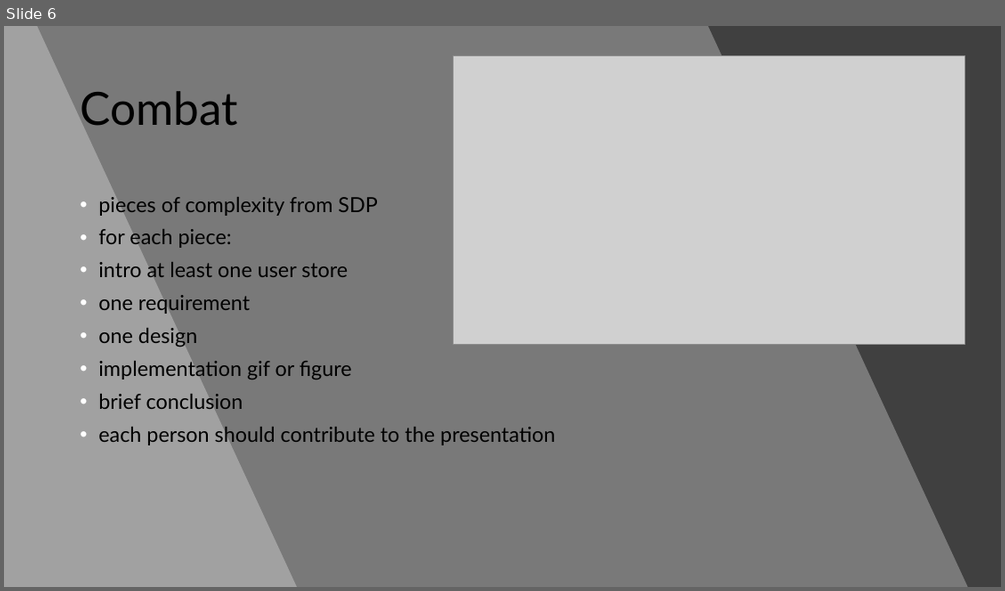
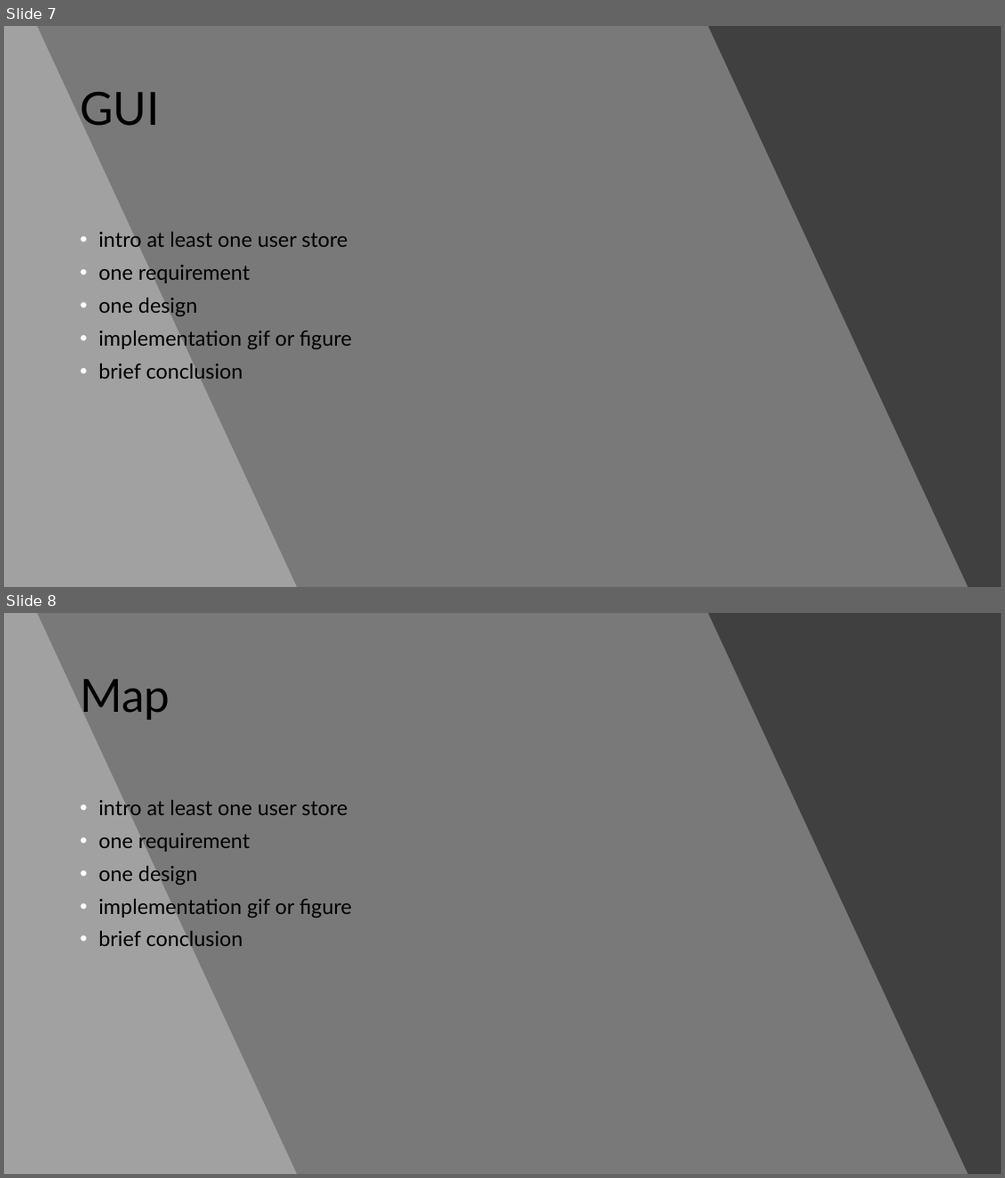
Before and after one commit to WSU-cshimizu/ceg4110-group-project-no-grads, a slide deck: presentation materials/PresentationPowerpoint.pptx. Shown one above the other, each under a label of ours: slide 6 before the commit, slides 7 and 8 after it. The pictures are 1005x591 and 1005x1178 pixels, drawn with LibreOffice and Linux fonts; fonts in the diff are those of the drawing; grey boxes stand for pictures. Boxes give left, top, right and bottom in pixels: in the first picture for what was removed or moved away, otherwise in the second. Text is boxed around its words. In the diff, an @@ line names an element or a change of style, - is before the commit and + after.

Commit message:
finished combat slide, started others

```diff
--- a/presentation materials/PresentationPowerpoint.pptx
+++ b/presentation materials/PresentationPowerpoint.pptx
@@ slide 8 added at (4,613,1001,1174), background #404040 @@
@@ freeform shape added at (4,613,968,1174), fill #FFFFFF at 30% opacity @@
@@ freeform shape added at (4,613,297,1174), fill #FFFFFF at 30% opacity @@
@@ title added at (80,679,170,720), 44 pt, text #000000 @@
+Map
@@ text added at (98,800,352,946), 20 pt, text #000000 @@
+• intro at least one user store
+• one requirement
+• one design
+• implementation gif or figure
+• brief conclusion
@@ what was slide 6 is now slide 7 @@
@@ slide 7 changed as well @@
@@ picture removed at (453,56,965,344) @@
@@ title at (80,92,160,126): text changed @@
-Combat
+GUI
@@ text at (98,197,377,248): paragraphs removed @@
-• pieces of complexity from SDP
-• for each piece:
@@ text at (98,426,555,445): paragraph removed @@
-• each person should contribute to the presentation
```
Also in this commit, not shown: 2 other slides changed, 1 other slide added.
